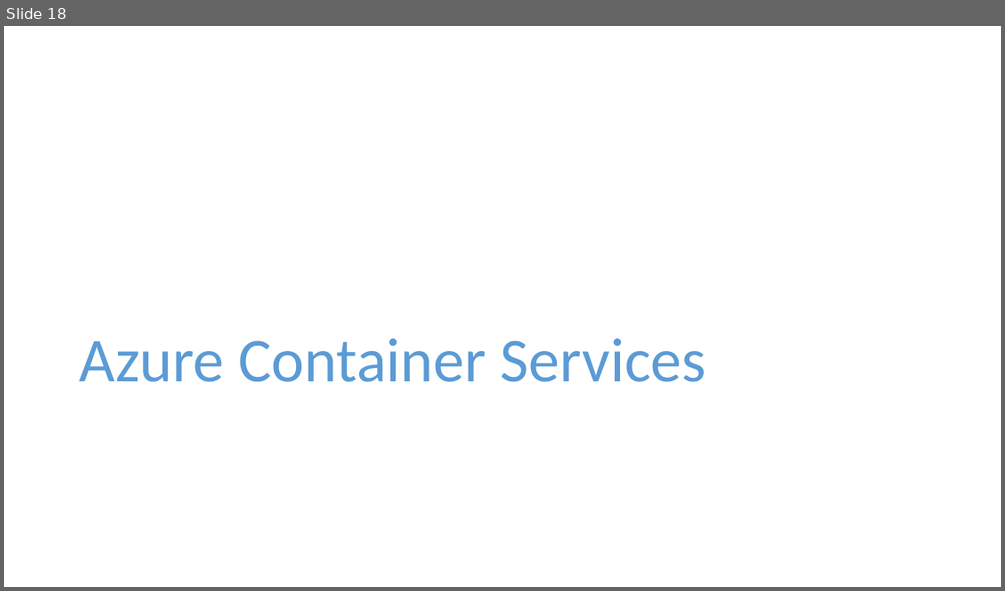
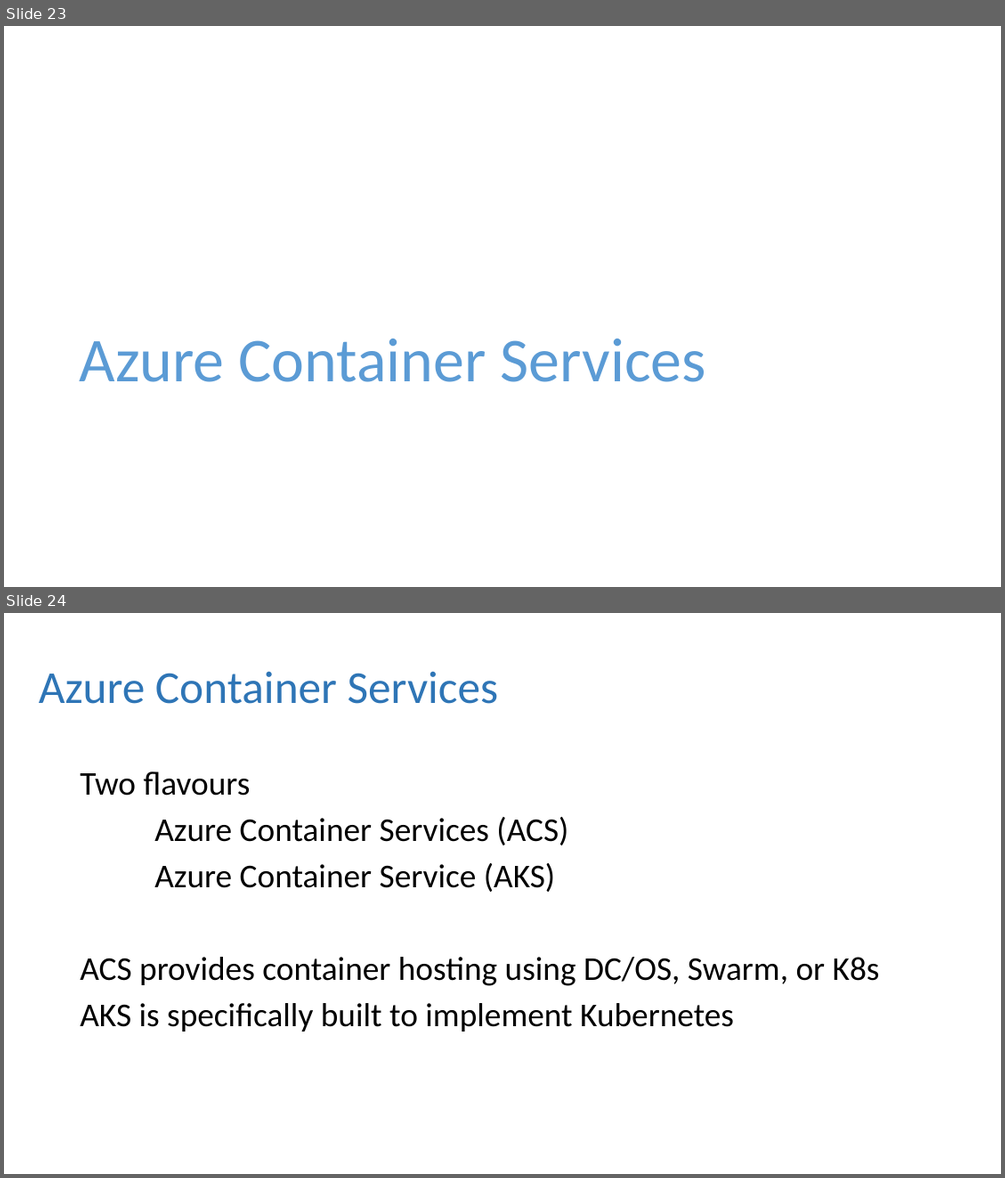
Before and after one commit to dbafromthecold/ContainersInTheCloud, a slide deck: ContainersInTheCloud.pptx. Shown one above the other, each under a label of ours: slide 18 before the commit, slides 23 and 24 after it. The pictures are 1005x591 and 1005x1178 pixels, drawn with LibreOffice and Linux fonts; fonts in the diff are those of the drawing; background and template pictures are left out. Boxes give left, top, right and bottom in pixels: in the first picture for what was removed or moved away, otherwise in the second. Text is boxed around its words. In the diff, an @@ line names an element or a change of style, - is before the commit and + after.

```diff
--- a/ContainersInTheCloud.pptx
+++ b/ContainersInTheCloud.pptx
@@ slide 24 added at box(4, 613, 1001, 1174), background picture (left out) @@
@@ title added at box(39, 671, 499, 704), 44 pt, text #2E75B6 @@
+Azure Container Services
@@ text added at box(80, 771, 880, 1031), 32 pt, text #000000 @@
+Two flavours
+Azure Container Services (ACS)
+Azure Container Service (AKS)
+ACS provides container hosting using DC/OS, Swarm, or K8s
+AKS is specifically built to implement Kubernetes
@@ what was slide 18 is now slide 23 @@
```
Also in this commit, not shown: 1 slide changed, 12 other slides added, 6 slides removed, 3 other files.
